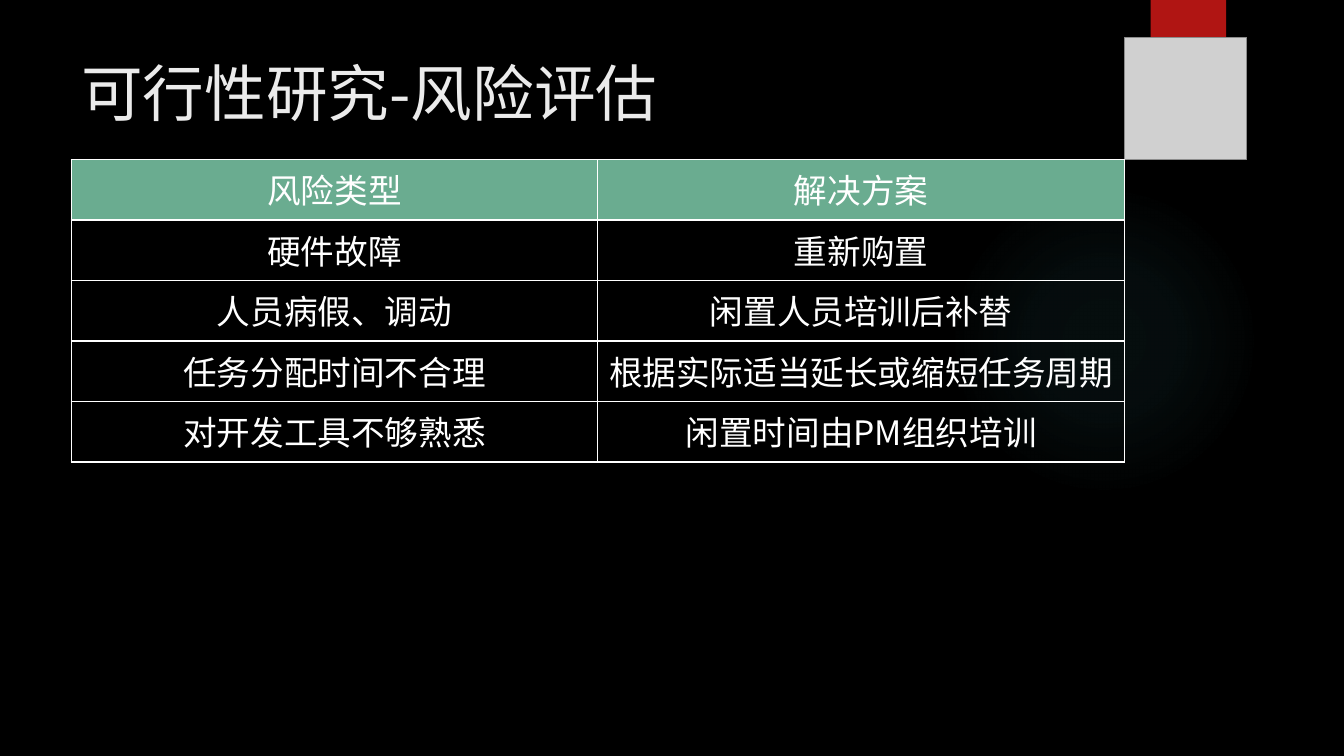
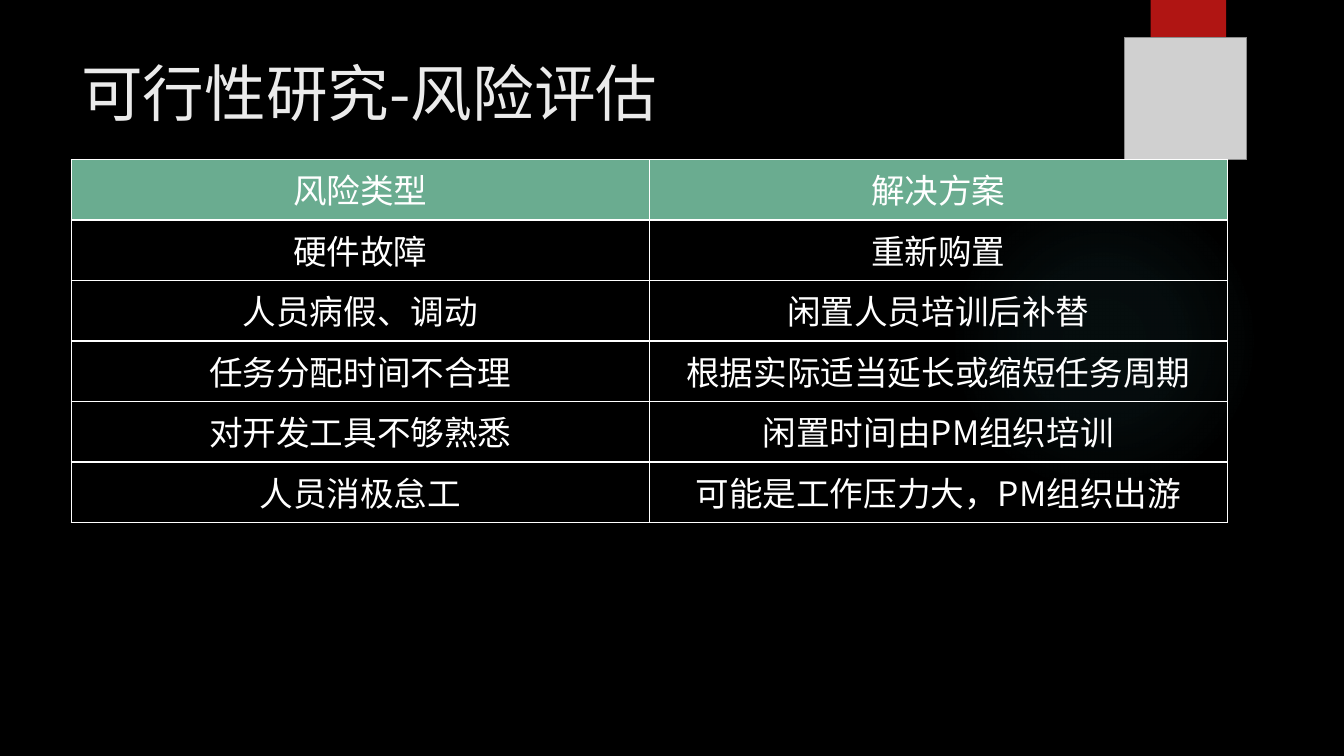
Before and after one commit to WuShuRan/ZUCCSoftwareEngineering, a slide deck: slide 6 of SE-2016A-G08-项目介绍v3.1.0.pptx. Drawn at 1344x756 pixels with LibreOffice and Linux fonts; fonts in the diff are those of the drawing; grey boxes stand for pictures; background and template pictures are left out. Boxes give left, top, right and bottom in pixels: in the first picture for what was removed or moved away, otherwise in the second. Text is boxed around its words. In the diff, an @@ line names an element or a change of style, - is before the commit and + after.

```diff
--- a/SE-2016A-G08-项目介绍v3.1.0.pptx
+++ b/SE-2016A-G08-项目介绍v3.1.0.pptx
@@ table at box(72, 159, 1227, 522) @@
+row 6: 人员消极怠工 | 可能是工作压力大，PM组织出游
@@ table: place and size @@
-table at box(72, 159, 1124, 462)
+table at box(72, 159, 1227, 522)
```
Also in this commit, not shown: 1 other slide changed, 1 slide removed, 13 other files.
